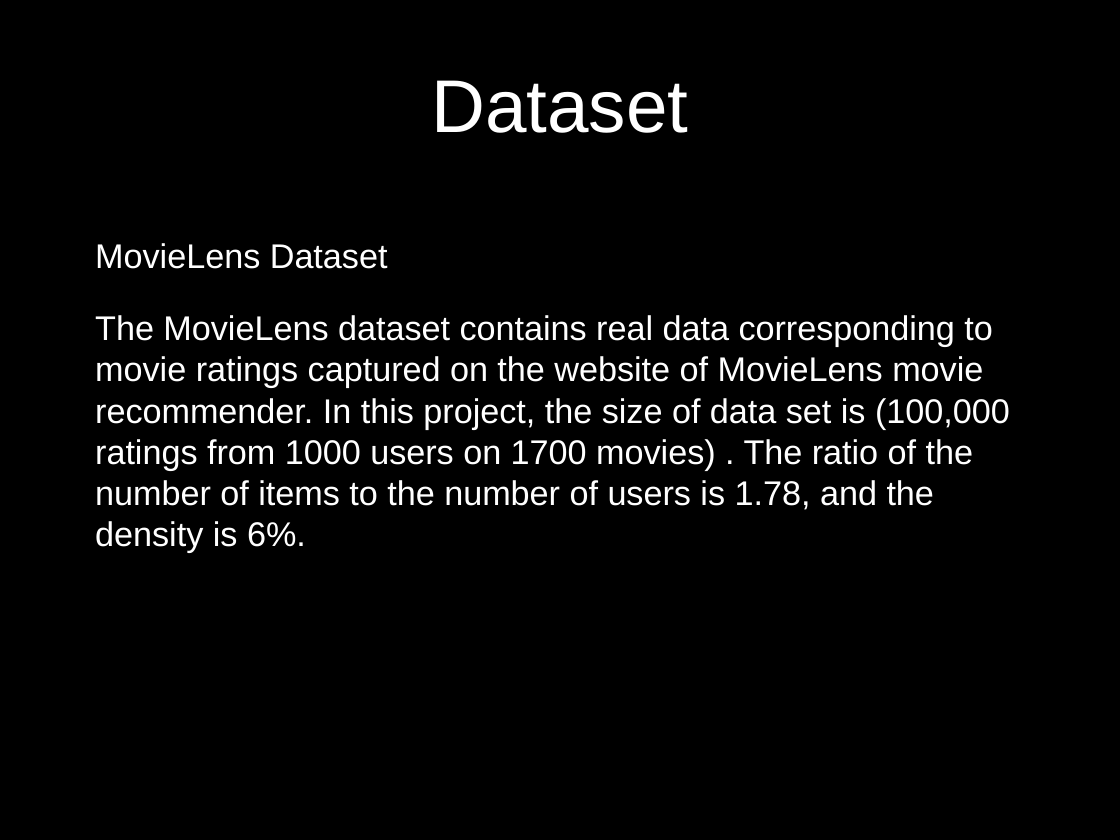
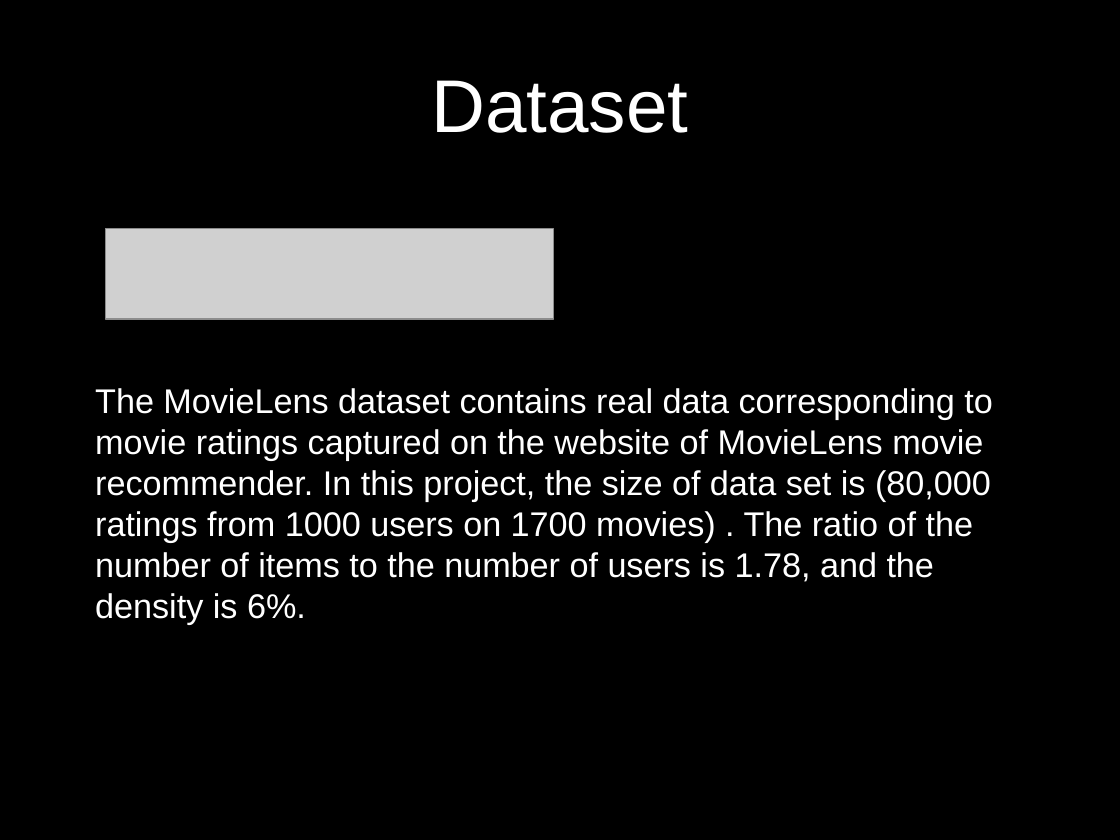
Before and after one commit to UCSBGauchos/MAE-data, a slide deck: slide 10 of Final Presentation.pptx (slide 7 before the commit). Drawn at 1120x840 pixels with LibreOffice and Linux fonts; fonts in the diff are those of the drawing; grey boxes stand for pictures; background and template pictures are left out. Boxes give left, top, right and bottom in pixels: in the first picture for what was removed or moved away, otherwise in the second. Text is boxed around its words. In the diff, an @@ line names an element or a change of style, - is before the commit and + after.

```diff
--- a/Final Presentation.pptx
+++ b/Final Presentation.pptx
@@ picture added at bbox=[105, 228, 553, 319] @@
@@ text at bbox=[95, 388, 993, 624]: text changed @@
-MovieLens Dataset
-The MovieLens dataset contains real data corresponding to movie ratings captured on the website of MovieLens movie recommender. In this project, the size of data set is (100,000 ratings from 1000 users on 1700 movies) . The ratio of the number of items to the number of users is 1.78, and the density is 6%.
+The MovieLens dataset contains real data corresponding to movie ratings captured on the website of MovieLens movie recommender. In this project, the size of data set is (80,000 ratings from 1000 users on 1700 movies) . The ratio of the number of items to the number of users is 1.78, and the density is 6%.
```
Also in this commit, not shown: 5 other slides changed, 11 slides added.
